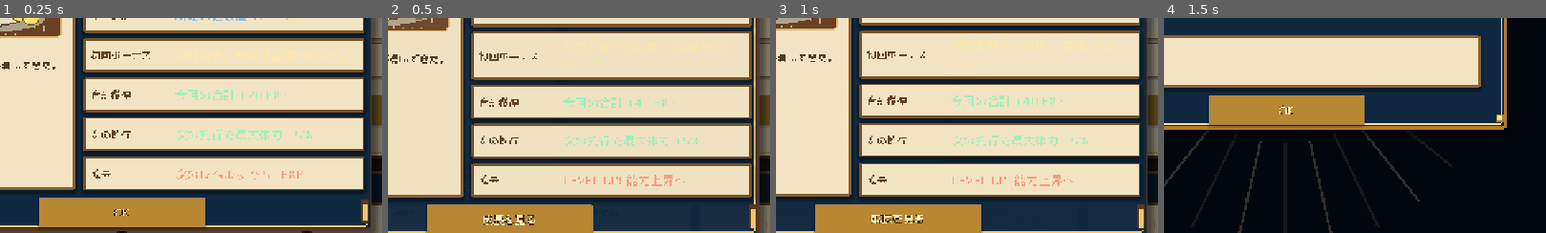
Above: before the commit, frames 1-4 (left to right).
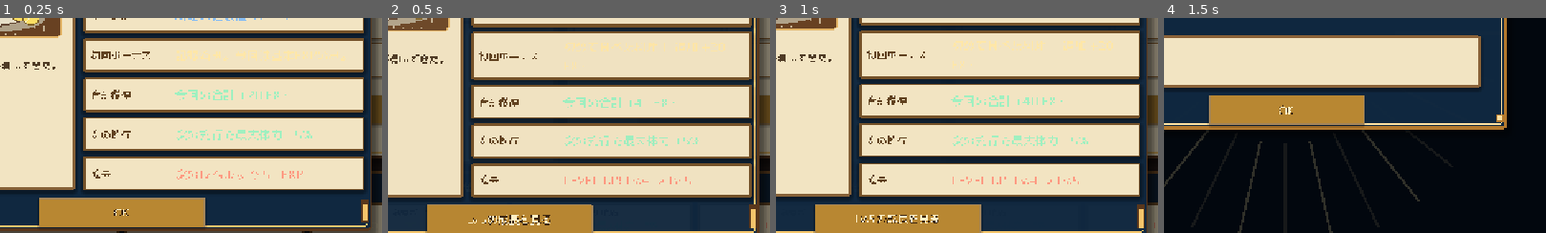
Above: after the commit, the same moments.

Repository: RYUKOU-OKUMURA/tsuri_quest_umi_mvp
Game: Godot game, scene res://tools/cooking_flow_smoke.tscn
Two runs of this game, one before a commit and one after it. Both use one fixed random seed, a clock stepped at 60 frames per second and the inputs below. This scene is started directly instead of the project's main scene.
Inputs (mouse positions are % of the whole screen's width and height, from its top left):
- Up to frame 1 (0.25 s): no input
- Up to frame 2 (0.5 s): no input
- Up to frame 3 (1 s): click "成長を見る" (after the commit: "Lv.5の成長を見る") at 0.5 s
- Up to frame 4 (1.5 s): tap Enter at 1.25 s; move the mouse to (72, 45) at 1.27 s; tap Shift at 1.35 s; click (72, 45) at 1.42 s
The pictures show only the part of the screen within x 34-84%, y 46-96%; the shares and areas given below are measured in that part.

Frame 1 is identical in both runs. In frame 2, 0.9% of the frame differs, in the area x 21-80%, y 72-97%; in frame 3, 0.8%; in frame 4, nothing differs.

Commit message:
Preview cooking level transition in reward

Diff:
--- a/src/ui/components/cooking_reward_panel.gd
+++ b/src/ui/components/cooking_reward_panel.gd
@@ -129,7 +129,15 @@
 	root.add_child(_confirm_button)
 
 
-func show_reward(result: Dictionary, exp_before: int, exp_after: int, exp_max: int, leveled: bool) -> void:
+func show_reward(
+	result: Dictionary,
+	exp_before: int,
+	exp_after: int,
+	exp_max: int,
+	leveled: bool,
+	level_before := 0,
+	level_after := 0
+) -> void:
 	var dish_name := String(result.get("dish_name", "料理"))
 	_header_title.text = "ごちそうさま！ 成長へつながった" if leveled else "ごちそうさま！ 食経験値を獲得"
 	_dish_title.text = "%sを食べた！" % dish_name
@@ -150,8 +158,16 @@
 
 	var buff := Dictionary(result.get("buff", {}))
 	_buff_label.text = String(buff.get("text", "次の釣行で効果を得る"))
-	_growth_label.text = "LEVEL UP! 能力上昇へ" if leveled else "次のレベルまで %d EXP" % maxi(0, exp_max - exp_after)
-	_confirm_button.text = "成長を見る" if leveled else "OK"
+	if leveled:
+		if level_before > 0 and level_after > level_before:
+			_growth_label.text = "LEVEL UP! Lv.%d -> Lv.%d" % [level_before, level_after]
+			_confirm_button.text = "Lv.%dの成長を見る" % level_after
+		else:
+			_growth_label.text = "LEVEL UP! 能力上昇へ"
+			_confirm_button.text = "成長を見る"
+	else:
+		_growth_label.text = "次のレベルまで %d EXP" % maxi(0, exp_max - exp_after)
+		_confirm_button.text = "OK"
 	_refresh_flow_steps(leveled)
 	_present()
 
--- a/src/ui/cooking_screen.gd
+++ b/src/ui/cooking_screen.gd
@@ -691,7 +691,7 @@
 ) -> void:
 	var panel := CookingRewardPanelScript.new()
 	add_child(panel)
-	panel.show_reward(result, exp_before, exp_after, exp_max, leveled)
+	panel.show_reward(result, exp_before, exp_after, exp_max, leveled, level_before, PlayerProgress.level)
 	if leveled and not _preview_suppress_level_overlay:
 		_pending_level_up = {
 			"level_from": level_before,
Not shown, changed: docs/12_cooking_showcase_qa.md
